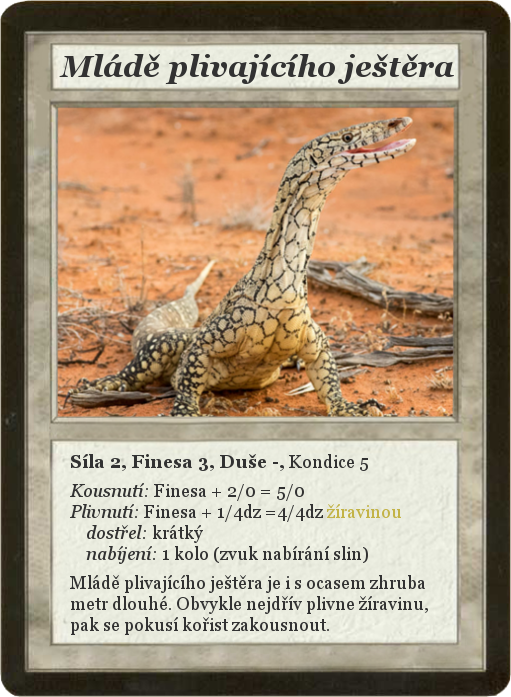
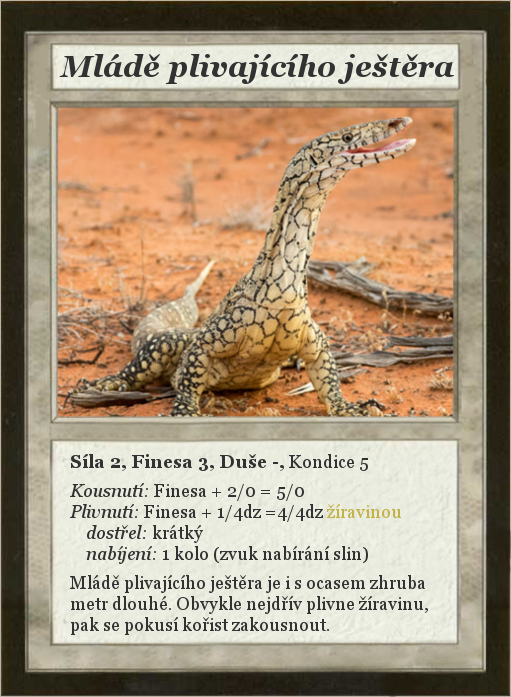
Layers edited between the first and the second 511×697 image:
painted on "Card" over [0, 0, 511, 697]
